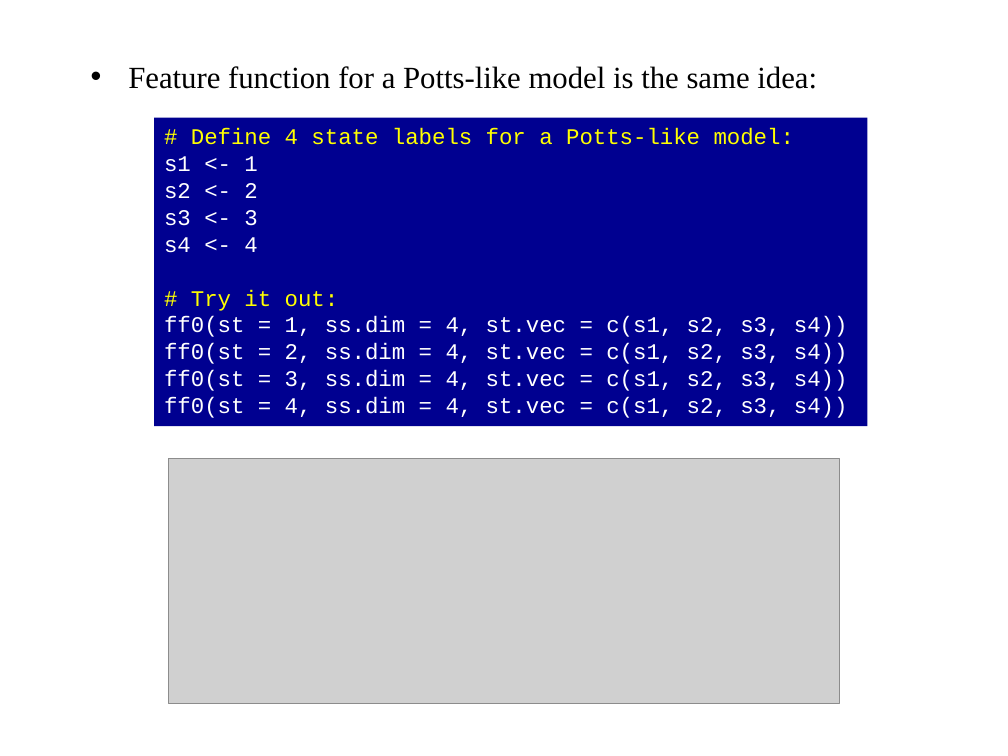
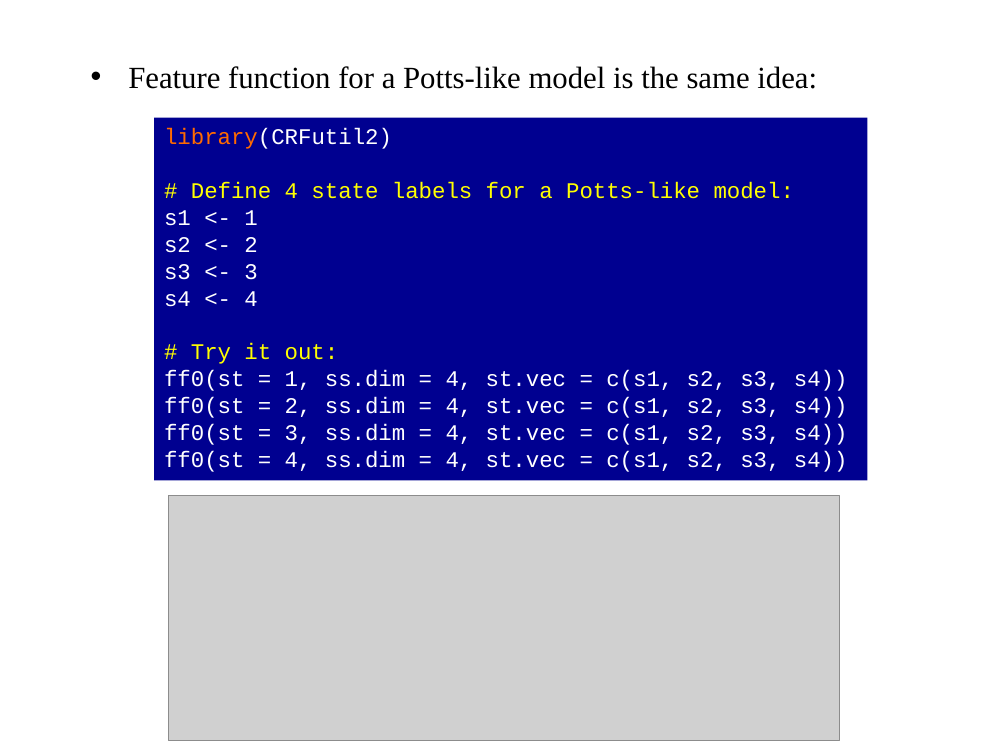
Before and after one commit to npetraco/CRFutil2, a slide deck: slide 15 of inst/doc/Notes_rev1.pptx. Drawn at 1008x756 pixels with LibreOffice and Linux fonts; fonts in the diff are those of the drawing; grey boxes stand for pictures. Boxes give left, top, right and bottom in pixels: in the first picture for what was removed or moved away, otherwise in the second. Text is boxed around its words. In the diff, an @@ line names an element or a change of style, - is before the commit and + after.

```diff
--- a/inst/doc/Notes_rev1.pptx
+++ b/inst/doc/Notes_rev1.pptx
@@ rectangle "library(CRFutil2)": place and size @@
-rectangle "library(CRFutil2)" at [154,118,868,426]
+rectangle "library(CRFutil2)" at [154,118,868,481]
@@ text in rectangle at [164,128,392,149]: paragraph added @@
+library(CRFutil2)
@@ picture: place and size @@
-picture at [168,459,839,704]
+picture at [168,496,839,741]
```
Also in this commit, not shown: 5 other slides changed, 5 other files.
